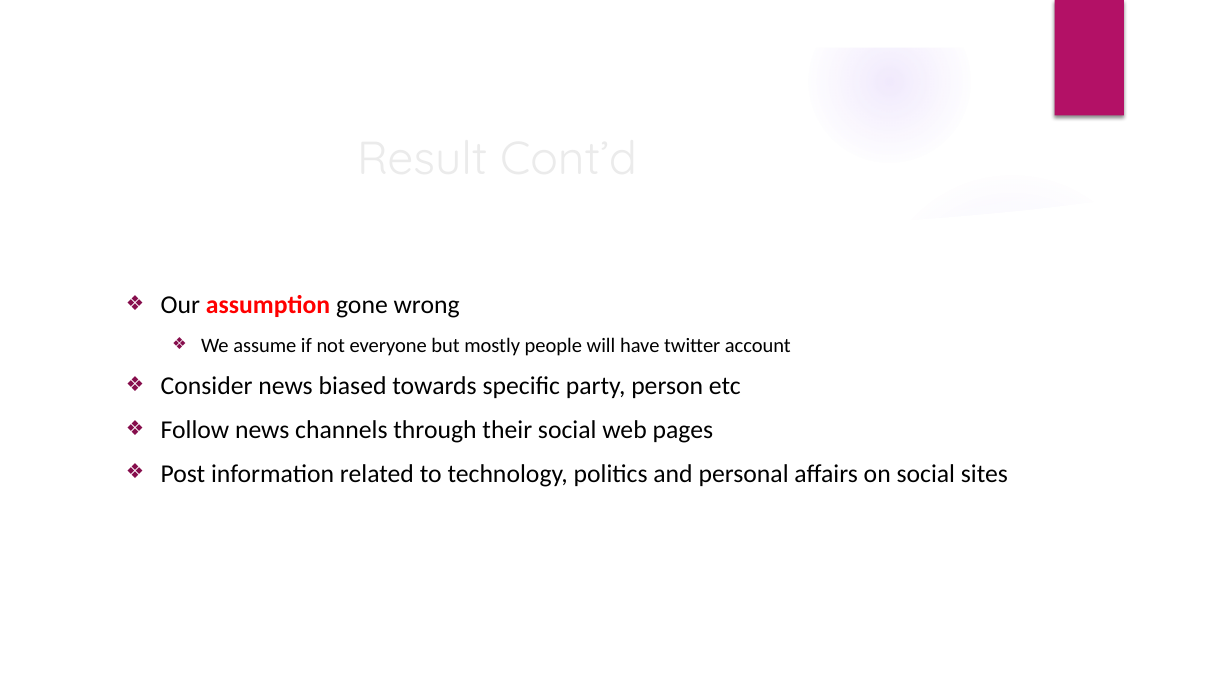
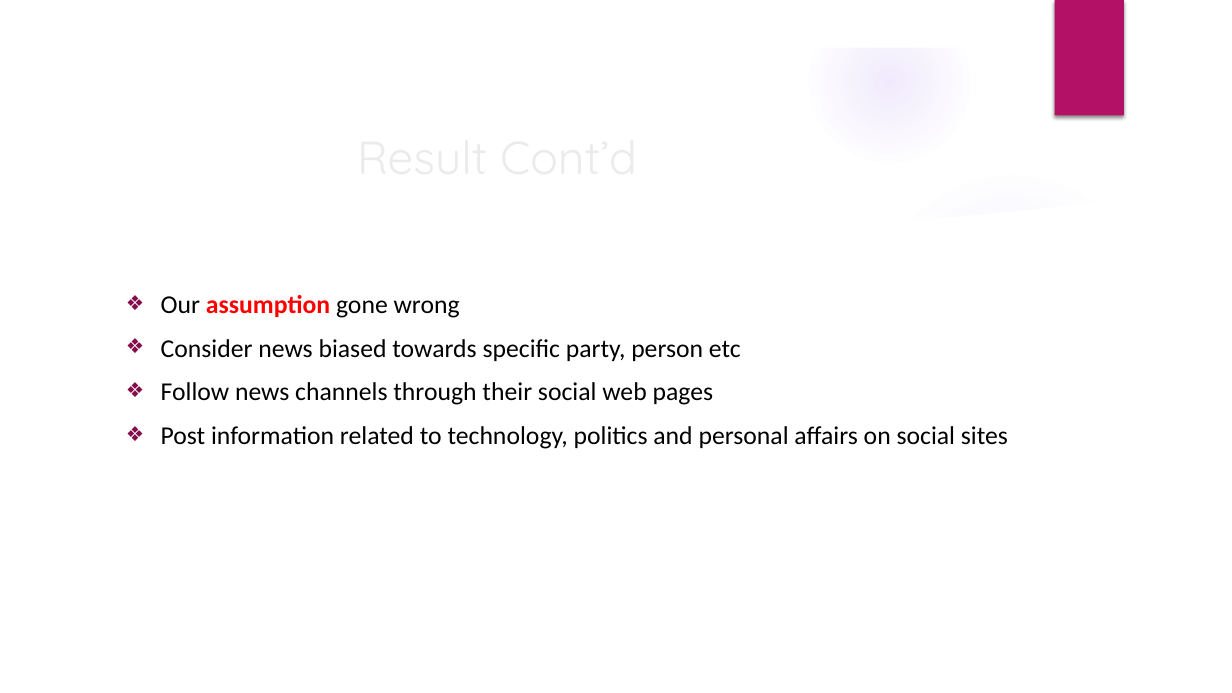
Before and after one commit to Zeeshanily/Citizen-Journalism, a slide deck: slide 21 of pj-task 1/Presentation.pptx (slide 9 before the commit). Drawn at 1232x693 pixels with LibreOffice and Linux fonts; fonts in the diff are those of the drawing; background and template pictures are left out. Boxes give left, top, right and bottom in pixels: in the first picture for what was removed or moved away, otherwise in the second. Text is boxed around its words. In the diff, an @@ line names an element or a change of style, - is before the commit and + after.

```diff
--- a/pj-task 1/Presentation.pptx
+++ b/pj-task 1/Presentation.pptx
@@ text at bbox=[201, 337, 791, 356]: paragraph removed @@
-  ❖ We assume if not everyone but mostly people will have twitter account
```
Also in this commit, not shown: 2 other slides changed, 12 slides added.
